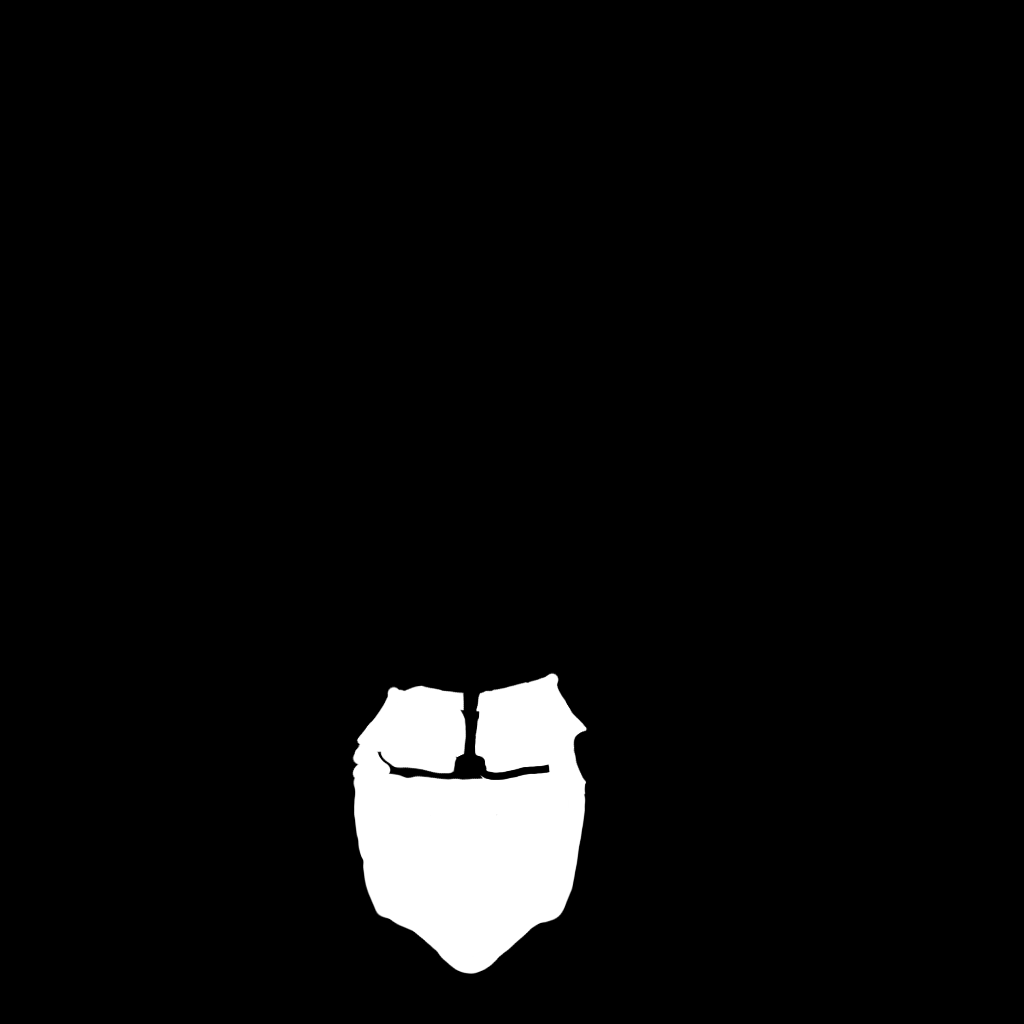
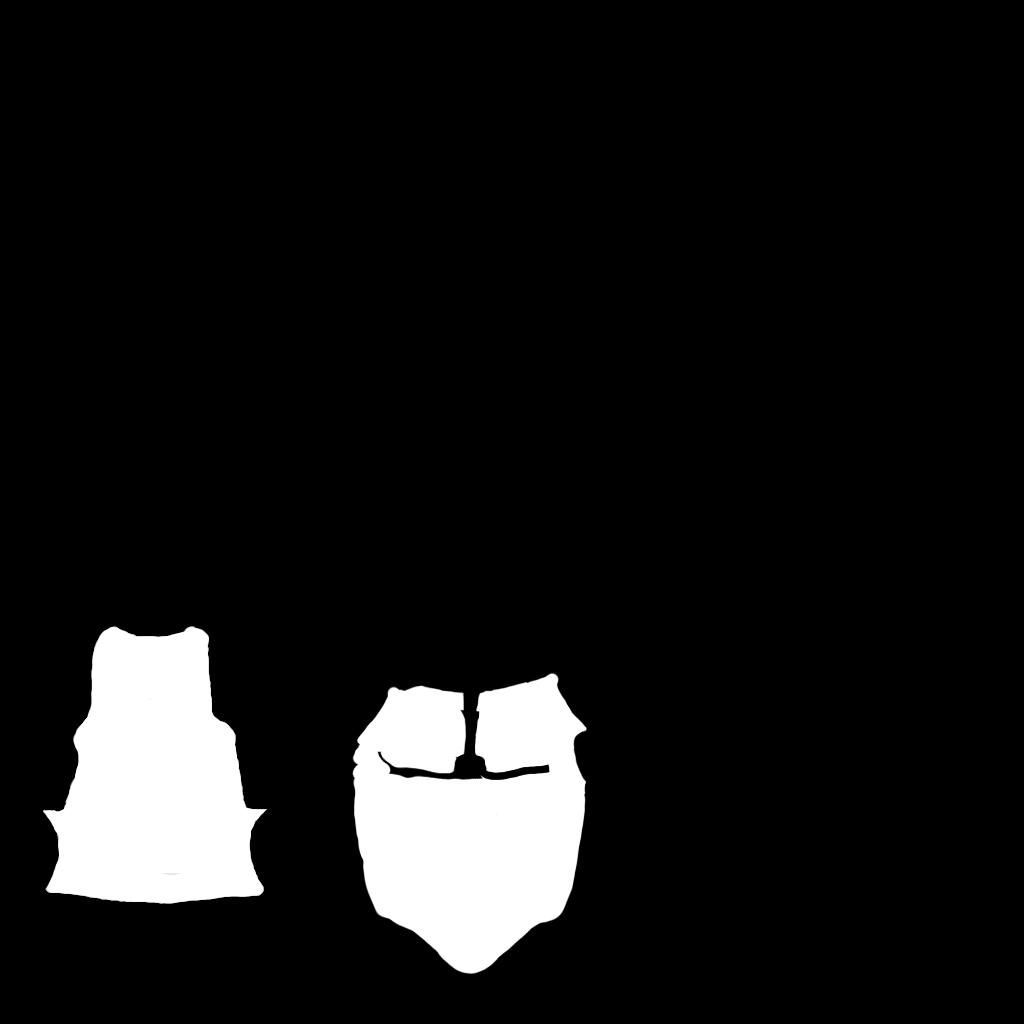
Layer changes from the first (1024, 1024) image to the second:
painted on "Layer" over [43, 626, 268, 904]
